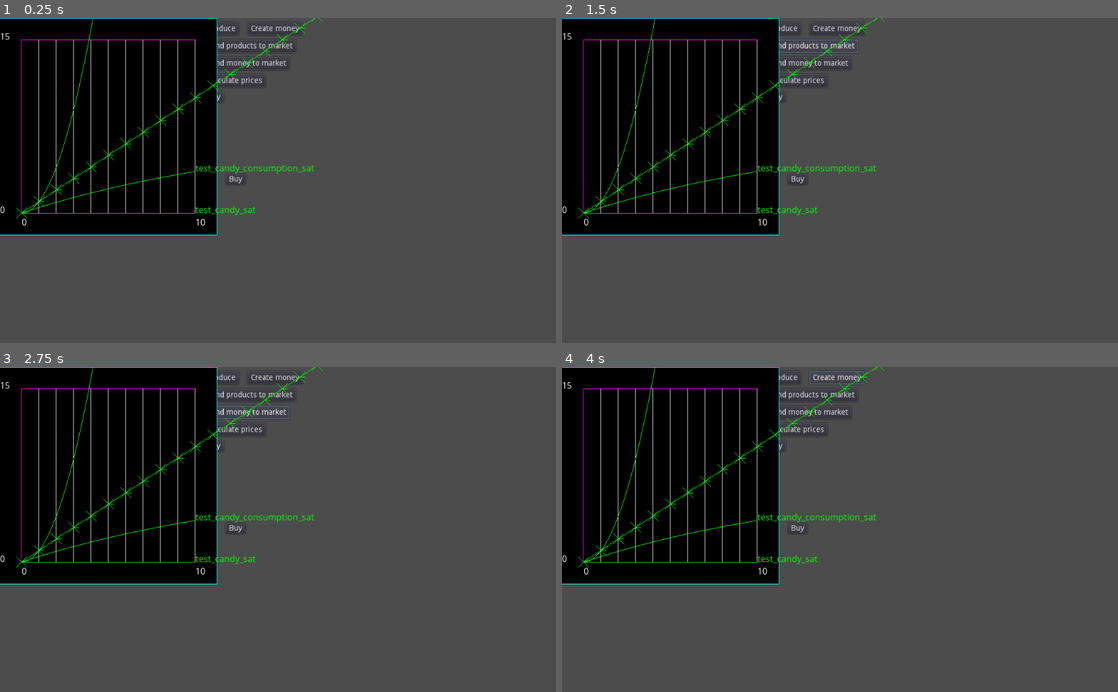
Above: before the commit, frames 1-4 (two rows, left to right).
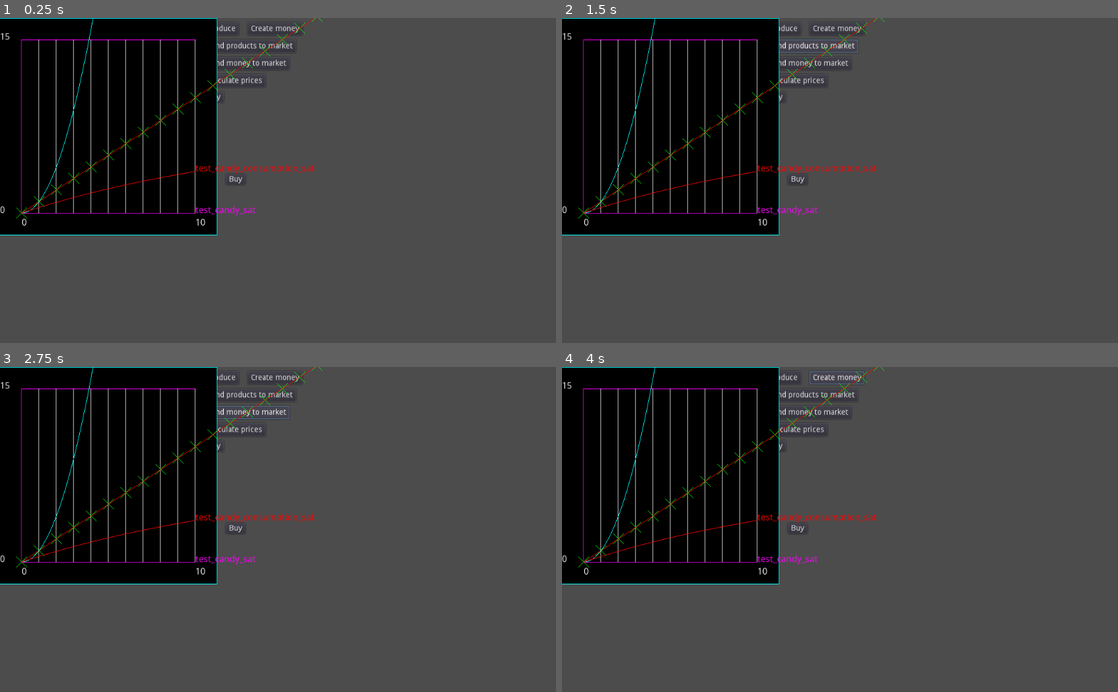
Above: after the commit, the same moments.

Repository: carlostgit/Fiat2
Game: Godot game, scene res://Fiat.tscn
Same seed, same stepped clock (60 frames per second), same inputs: the game is played once before the commit and once after it.
Inputs:
- Up to frame 1 (0.25 s): no input
- Up to frame 2 (1.5 s): click "Produce" at 0.5 s; click "Send products to market" at 1.25 s
- Up to frame 3 (2.75 s): click "Send money to market" at 2 s
- Up to frame 4 (4 s): click "Buy" at 2.75 s; click "Create money" at 3.5 s

The runs differ from the first frame. In frame 1, 0.9% of the frame differs, in the area x 3-57%, y 0-61%; in frame 2, 0.9%; in frame 3, 0.9%; in frame 4, 0.9%.

Commit message:
Mejoras en Plotter. Colores y otras cosas

Diff:
--- a/Fiat.tscn
+++ b/Fiat.tscn
@@ -236,17 +236,17 @@
 
 [node name="Globals" type="Node" parent="."]
 script = ExtResource( 11 )
+[connection signal="pressed" from="ProduceButton" to="Factory2" method="_on_ProduceButton_pressed"]
 [connection signal="pressed" from="ProduceButton" to="Factory" method="_on_ProduceButton_pressed"]
-[connection signal="pressed" from="ProduceButton" to="Factory2" method="_on_ProduceButton_pressed"]
 [connection signal="pressed" from="CreateMoney" to="Government" method="_on_CreateMoney_pressed"]
+[connection signal="pressed" from="SendProductsToMarketButton" to="Factory2" method="_on_SendProductsToMarketButton_pressed"]
 [connection signal="pressed" from="SendProductsToMarketButton" to="Factory" method="_on_SendProductsToMarketButton_pressed"]
-[connection signal="pressed" from="SendProductsToMarketButton" to="Factory2" method="_on_SendProductsToMarketButton_pressed"]
+[connection signal="pressed" from="SendMoneyToMarketButton" to="Factory2" method="_on_SendMoneyToMarketButton_pressed"]
+[connection signal="pressed" from="SendMoneyToMarketButton" to="Government" method="_on_SendMoneyToMarketButton_pressed"]
 [connection signal="pressed" from="SendMoneyToMarketButton" to="Factory" method="_on_SendMoneyToMarketButton_pressed"]
-[connection signal="pressed" from="SendMoneyToMarketButton" to="Government" method="_on_SendMoneyToMarketButton_pressed"]
-[connection signal="pressed" from="SendMoneyToMarketButton" to="Factory2" method="_on_SendMoneyToMarketButton_pressed"]
 [connection signal="pressed" from="CalculatePrices" to="Shop" method="_on_CalculatePrices_pressed"]
+[connection signal="pressed" from="BuyButton" to="Factory2" method="_on_BuyButton_pressed"]
+[connection signal="pressed" from="BuyButton" to="Government" method="_on_BuyButton_pressed"]
 [connection signal="pressed" from="BuyButton" to="Factory" method="_on_BuyButton_pressed"]
-[connection signal="pressed" from="BuyButton" to="Government" method="_on_BuyButton_pressed"]
-[connection signal="pressed" from="BuyButton" to="Factory2" method="_on_BuyButton_pressed"]
 [connection signal="pressed" from="Government/Buy" to="Government" method="_on_Buy_pressed"]
 [connection signal="signal_tax_rate_changed" from="Globals" to="Government" method="_on_Globals_signal_tax_rate_changed"]
--- a/Plotter/Plotter.gd
+++ b/Plotter/Plotter.gd
@@ -28,11 +28,9 @@
 #Cosas a dibujar
 #Funciones:
 var _func_array:Array = []
-#var _label_array = []
 var _func_label_dict:Dictionary = {}
-
-#Añadir posibles argumentos a las funciones
 var _func_args_dict:Dictionary = {}
+var _func_color_dict:Dictionary = {}
 #
 
 #Puntos sueltos
@@ -40,8 +38,8 @@
 
 #Grupos de puntos
 var _groupid_points:Dictionary = {}
-
-
+var _groupid_color:Dictionary = {}
+#
 # Called when the node enters the scene tree for the first time.
 func _ready():
 
@@ -60,14 +58,21 @@
 	_points_to_draw.clear()
 	_groupid_points.clear()
 
+	_func_color_dict.clear()
+	_groupid_color.clear()
+
+
 func clear_group_of_points(groupid_arg:int):
 	_groupid_points.erase(groupid_arg)
-
-func add_func_ref(func_ref_arg:FuncRef, func_args_arg = [], label_arg:String = "")->void:
+	_groupid_color.erase(groupid_arg)
+
+func add_func_ref(func_ref_arg:FuncRef, func_args_arg = [], label_arg:String = "", color_arg:Color = Color(0,1,1))->void:
 	_func_array.append(func_ref_arg)
 	_func_label_dict[func_ref_arg]=label_arg
 
 	_func_args_dict[func_ref_arg]=func_args_arg
+
+	_func_color_dict[func_ref_arg]=color_arg
 
 func default_test_function(x_arg:float) -> float:
 	var y:float = x_arg*x_arg
@@ -168,8 +173,9 @@
 	for func_to_draw in _func_array:
 		var label:String = self._func_label_dict[func_to_draw]
 		var func_args = self._func_args_dict[func_to_draw]
+		var color:Color = self._func_color_dict[func_to_draw]
 		if func_to_draw.is_valid():
-			draw(func_to_draw,label,func_args)
+			draw(func_to_draw,label,func_args,color)
 		else:
 			index_of_not_valid_func=count
 			not_valid_func = func_to_draw
@@ -271,10 +277,11 @@
 func add_point(point_arg:Vector2):
 	_points_to_draw.append(point_arg)
 
-func add_point_group(group_id:int, points_arg:Array):
+func add_point_group(group_id:int, points_arg:Array, color_arg:Color = Color(0,1,1)):
 #	_points_to_draw.append(point_arg)
 
 	_groupid_points[group_id] = points_arg
+	_groupid_color[group_id] = color_arg
 
 func draw_points(color_arg:Color = Color(0,1,0)):
 
@@ -288,9 +295,13 @@
 		var x1:float = _x_zoom*x
 		var x_canvas:float = _left_margin+x1
 
-		_canvas_item.draw_line(Vector2(x_canvas,y_canvas),Vector2(x_canvas+10,y_canvas),color_arg)
-
-func draw_point_groups(color_arg:Color = Color(0,1,0)):
+		_canvas_item.draw_line(Vector2(x_canvas,y_canvas),Vector2(x_canvas+10,y_canvas+10),color_arg)
+		_canvas_item.draw_line(Vector2(x_canvas,y_canvas),Vector2(x_canvas-10,y_canvas-10),color_arg)
+		_canvas_item.draw_line(Vector2(x_canvas,y_canvas),Vector2(x_canvas-10,y_canvas+10),color_arg)
+		_canvas_item.draw_line(Vector2(x_canvas,y_canvas),Vector2(x_canvas+10,y_canvas-10),color_arg)
+
+
+func draw_point_groups():
 
 	for id in _groupid_points.keys():
 		var points:Array = _groupid_points[id]
@@ -322,23 +333,7 @@
 			var x2:float = _x_zoom*x
 			var x_canvas:float = _left_margin+x2
 
-			_canvas_item.draw_line(Vector2(x_canvas_prev,y_canvas_prev),Vector2(x_canvas,y_canvas),color_arg)
+			var color:Color = _groupid_color[id]
+			_canvas_item.draw_line(Vector2(x_canvas_prev,y_canvas_prev),Vector2(x_canvas,y_canvas),color)
 
 			previous_point = point
-
-
-	for point in _points_to_draw:
-		var x:float = point.x
-		var y:float = point.y
-
-		var y1:float = _y_zoom*y
-		var y_canvas:float = _height+_top_margin-y1
-
-		var x1:float = _x_zoom*x
-		var x_canvas:float = _left_margin+x1
-
-#		Dibujo una pequeña x
-		_canvas_item.draw_line(Vector2(x_canvas,y_canvas),Vector2(x_canvas+10,y_canvas+10),color_arg)
-		_canvas_item.draw_line(Vector2(x_canvas,y_canvas),Vector2(x_canvas-10,y_canvas-10),color_arg)
-		_canvas_item.draw_line(Vector2(x_canvas,y_canvas),Vector2(x_canvas-10,y_canvas+10),color_arg)
-		_canvas_item.draw_line(Vector2(x_canvas,y_canvas),Vector2(x_canvas+10,y_canvas-10),color_arg)
--- a/PriceCalculation/PriceCalculationTester.gd
+++ b/PriceCalculation/PriceCalculationTester.gd
@@ -94,17 +94,17 @@
 	var func_calc_satisf = funcref(self,"test_satisfaction")
 #	var func_args_array = ["candy",satisfaction_calculator]
 	var func_args_array = ["candy_consumption",satisfaction_calculator]
-	plotter.add_func_ref(func_calc_satisf, func_args_array, "test_candy_consumption_sat" )
+	plotter.add_func_ref(func_calc_satisf, func_args_array, "test_candy_consumption_sat",Color(1,0,0) )
 
 	var func_calc_satisf_2 = funcref(self,"test_satisfaction")
 #	var func_args_array = ["candy",satisfaction_calculator]
 	var func_args_array_2 = ["candy",satisfaction_calculator]
-	plotter.add_func_ref(func_calc_satisf_2, func_args_array_2, "test_candy_sat" )
+	plotter.add_func_ref(func_calc_satisf_2, func_args_array_2, "test_candy_sat", Color(1,0,1) )
 
-#	var test:float = test_satisfaction(100.0, "candy_consumption", satisfaction_calculator)
-	var test:float = test_satisfaction(5,"candy_consumption",satisfaction_calculator)
-	print("print_test")
-	print(test)
+##	var test:float = test_satisfaction(100.0, "candy_consumption", satisfaction_calculator)
+#	var test:float = test_satisfaction(5,"candy_consumption",satisfaction_calculator)
+#	print("print_test")
+#	print(test)
 
 #	Tests de nuevas funciones de Plotter
 	for i in range(100):
@@ -116,7 +116,7 @@
 	for k in range(100):
 		point_group_array.append(Vector2(k,k))
 
-	plotter.add_point_group(23,point_group_array)
+	plotter.add_point_group(23,point_group_array, Color (1,0,0))
 
 #	TODO
 #	Modificar parametros en funcion de calidad del producto como ahorro
